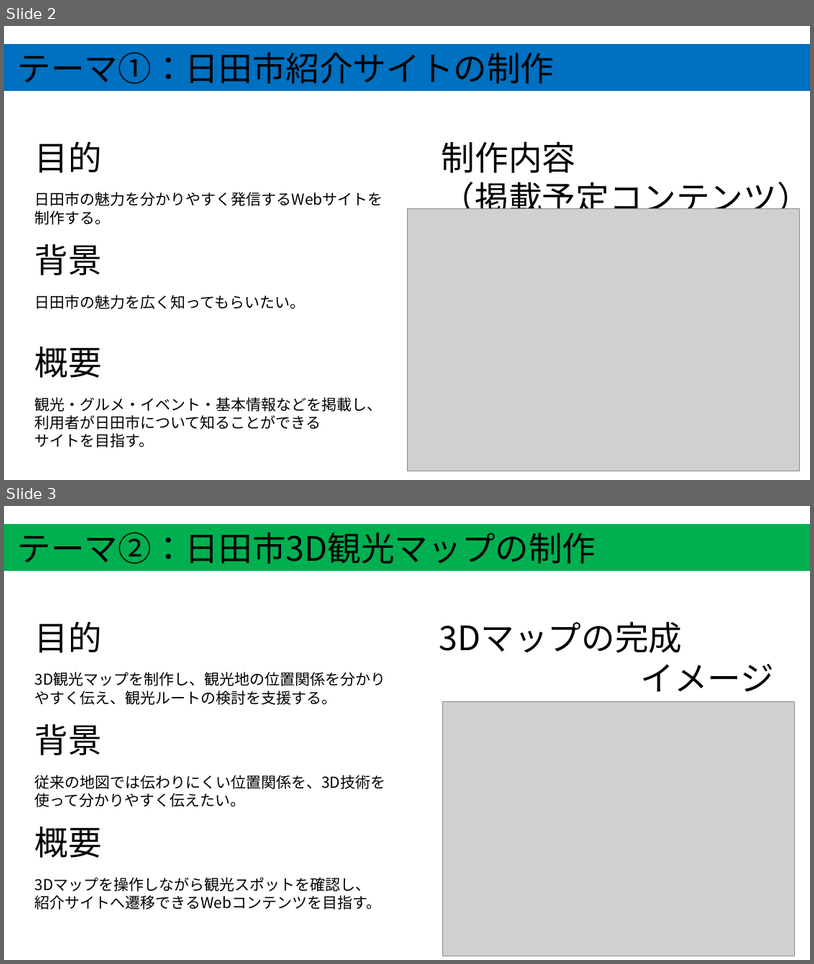
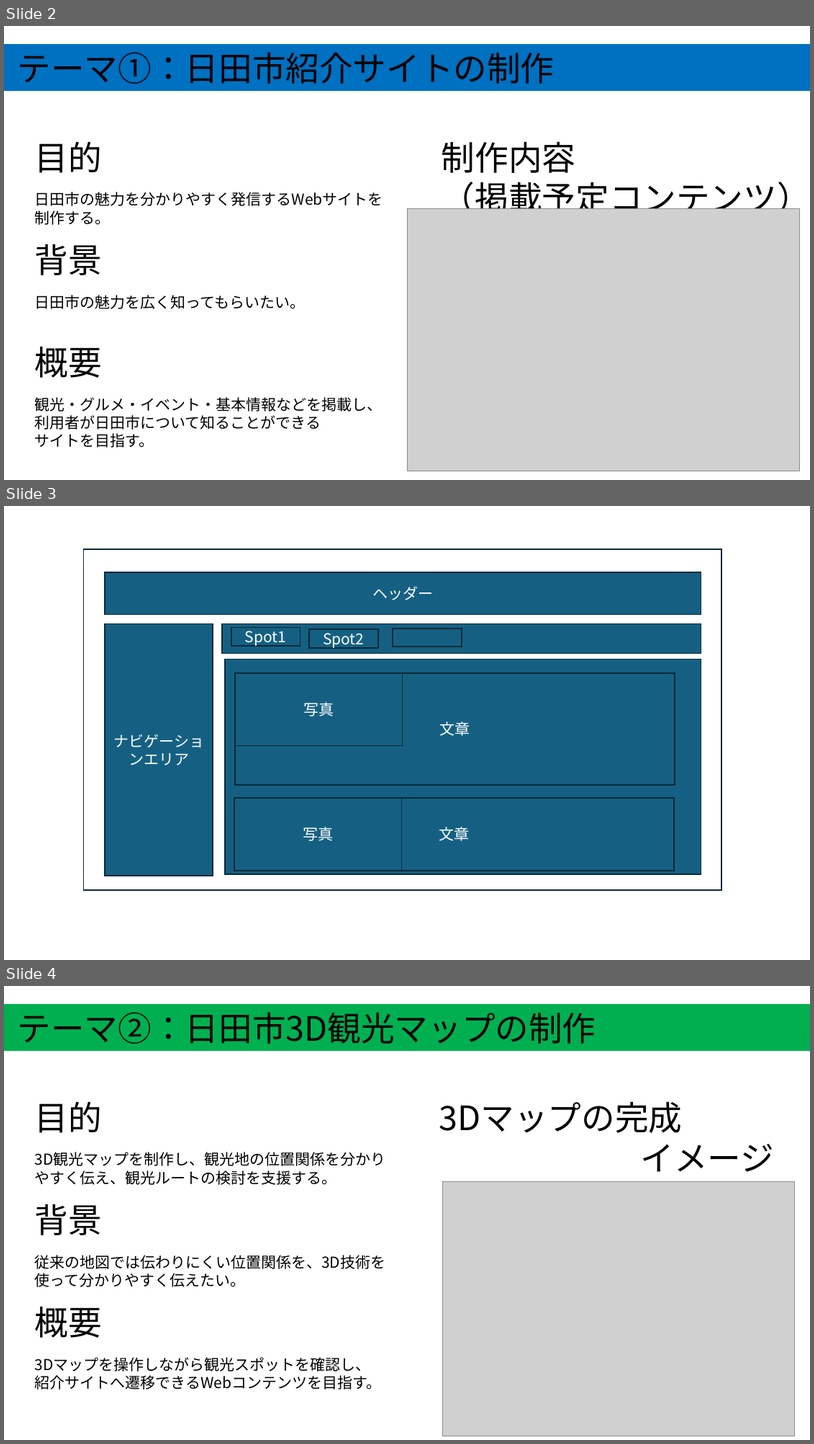
Before and after one commit to ckg25098-lang/zemi, a slide deck: 中間発表.pptx. Shown one above the other, each under a label of ours: slides 2 and 3 before the commit, slides 2, 3 and 4 after it. The pictures are 814x964 and 814x1444 pixels, drawn with LibreOffice and Linux fonts; fonts in the diff are those of the drawing; grey boxes stand for pictures. Boxes give left, top, right and bottom in pixels: in the first picture for what was removed or moved away, otherwise in the second. Text is boxed around its words. In the diff, an @@ line names an element or a change of style, - is before the commit and + after.

```diff
--- a/中間発表.pptx
+++ b/中間発表.pptx
@@ slide 3 added at (4, 506, 810, 960), background #FFFFFF @@
@@ rectangle added at (84, 549, 723, 890), outline #092A39 1.5 pt @@
@@ rectangle added at (105, 572, 702, 614), fill #156082, outline #092A39 1.5 pt, 18 pt, text #FFFFFF @@
+ヘッダー
@@ rectangle added at (105, 624, 214, 875), fill #156082, outline #092A39 1.5 pt, 18 pt, text #FFFFFF @@
+ナビゲーションエリア
@@ rectangle added at (222, 624, 702, 654), fill #156082, outline #092A39 1.5 pt @@
@@ rectangle added at (232, 628, 301, 646), fill #156082, outline #092A39 1.5 pt, 18 pt, text #FFFFFF @@
+Spot1
@@ rectangle added at (309, 629, 378, 648), fill #156082, outline #092A39 1.5 pt, 18 pt, text #FFFFFF @@
+Spot2
@@ rectangle added at (393, 628, 462, 646), fill #156082, outline #092A39 1.5 pt @@
@@ rectangle added at (226, 659, 702, 875), fill #156082, outline #092A39 1.5 pt @@
@@ rectangle added at (236, 673, 676, 785), fill #156082, outline #092A39 1.5 pt, 18 pt, text #FFFFFF @@
+文章
@@ rectangle added at (236, 673, 404, 746), fill #156082, outline #092A39 1.5 pt, 18 pt, text #FFFFFF @@
+写真
@@ rectangle added at (234, 798, 674, 870), fill #156082, outline #092A39 1.5 pt, 18 pt, text #FFFFFF @@
+文章
@@ rectangle added at (234, 798, 402, 870), fill #156082, outline #092A39 1.5 pt, 18 pt, text #FFFFFF @@
+写真
@@ what was slide 3 is now slide 4 @@
```
Also in this commit, not shown: 1 slide removed.
